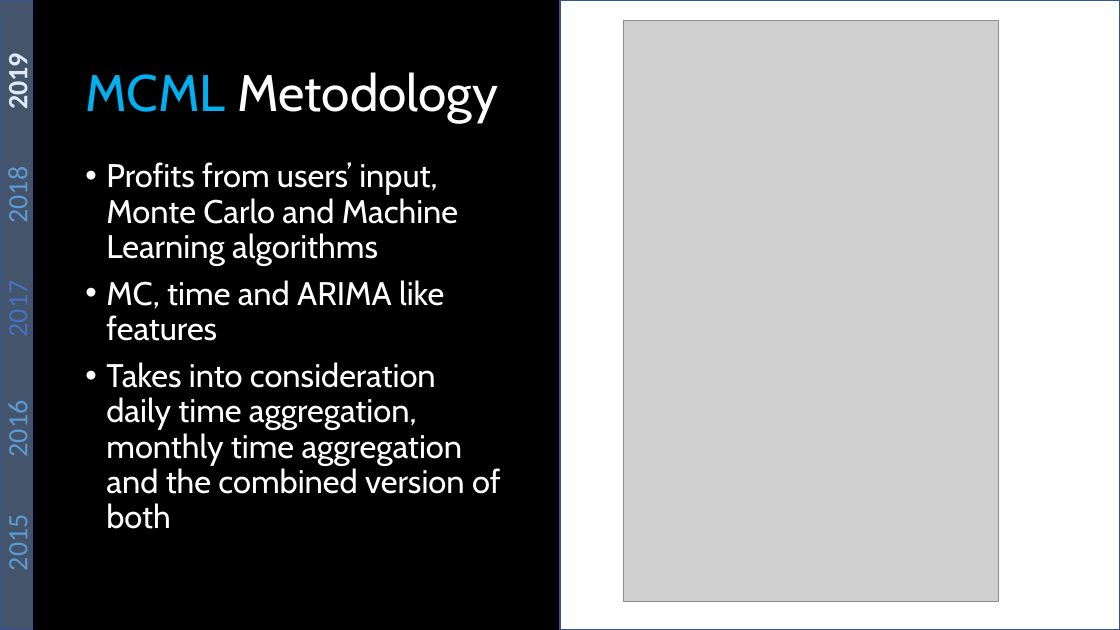
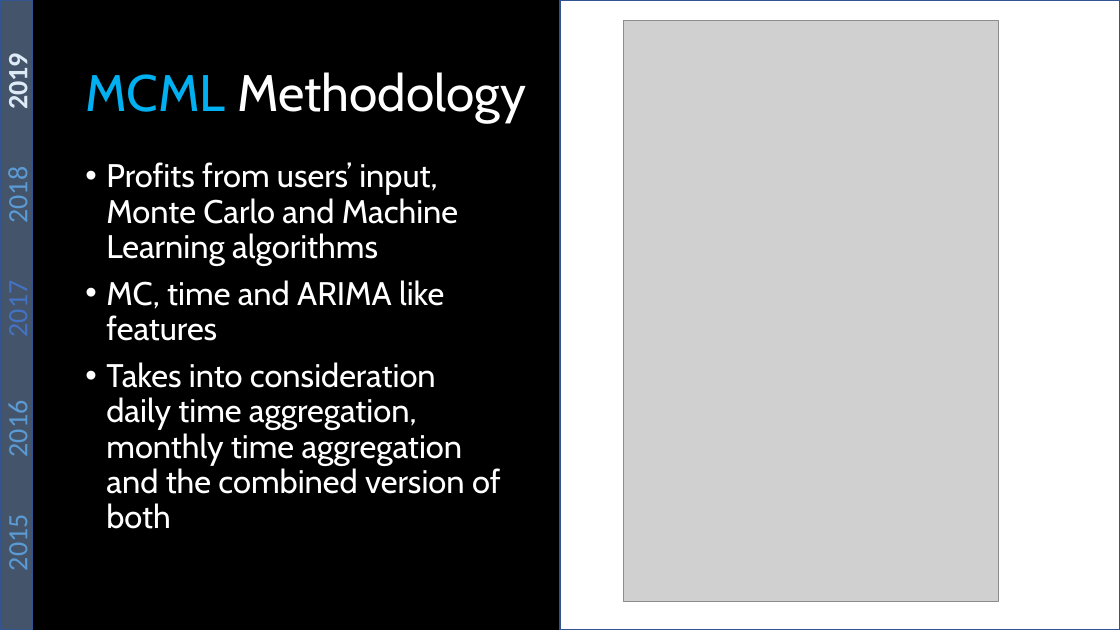
Before and after one commit to lady-pandas/is-prediction-still-difficult, a slide deck: slide 13 of presentation/Is prediction STILL difficult.pptx. Drawn at 1120x630 pixels with LibreOffice and Linux fonts; fonts in the diff are those of the drawing; grey boxes stand for pictures. Boxes give left, top, right and bottom in pixels: in the first picture for what was removed or moved away, otherwise in the second. Text is boxed around its words. In the diff, an @@ line names an element or a change of style, - is before the commit and + after.

```diff
--- a/presentation/Is prediction STILL difficult.pptx
+++ b/presentation/Is prediction STILL difficult.pptx
@@ title at box(85, 72, 526, 122): text changed @@
-MCML Metodology
+MCML Methodology
```
Also in this commit, not shown: 7 other slides changed, 1 other file.
